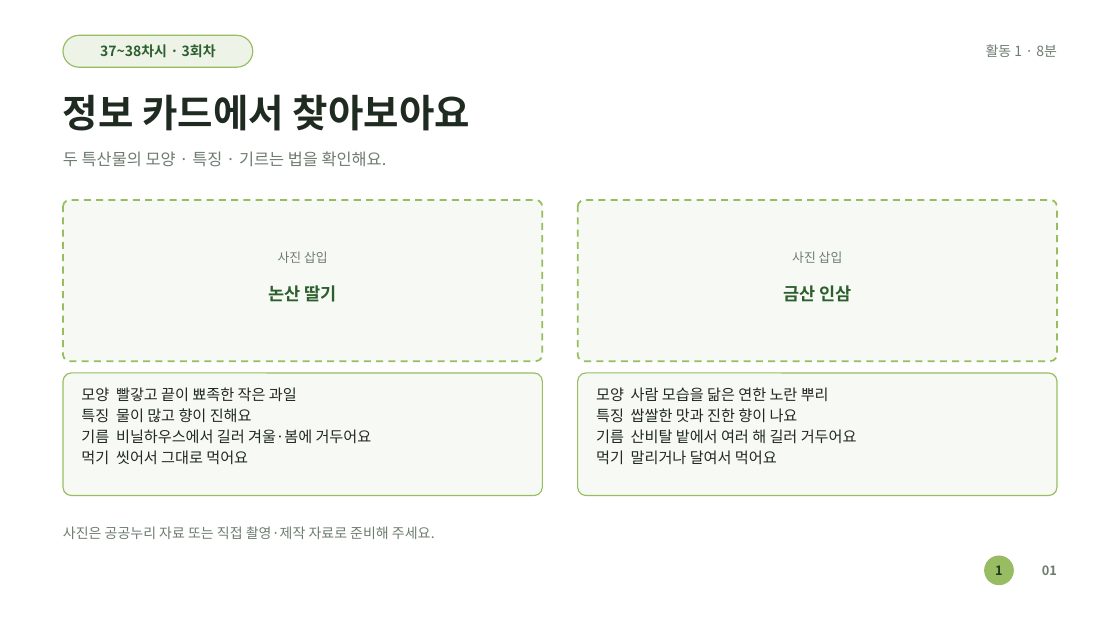
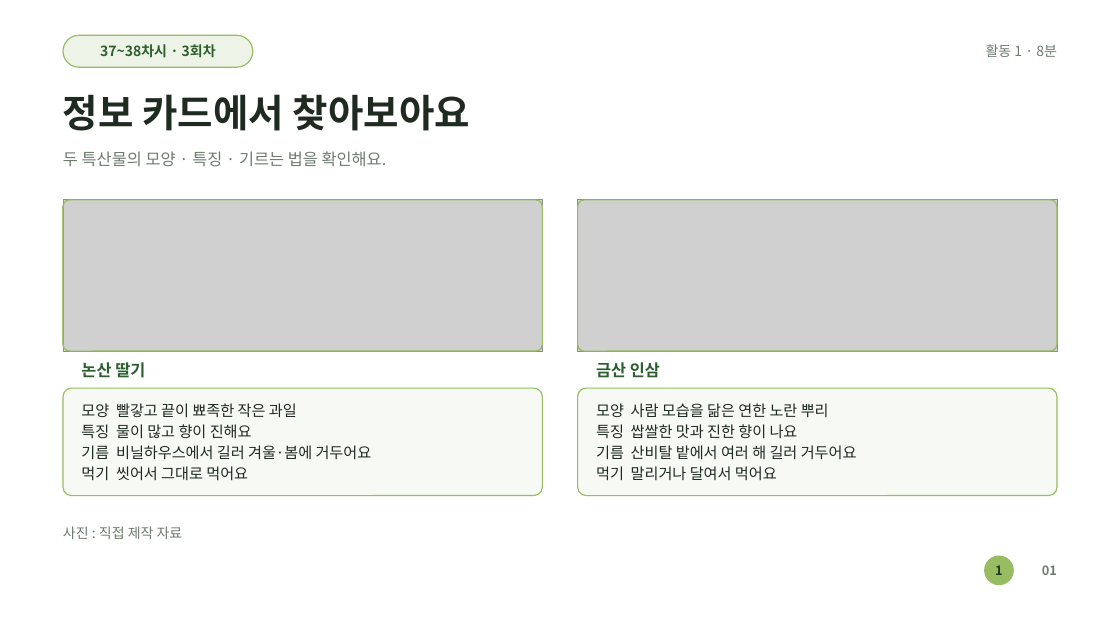
Before and after one commit to AHyeon97/work-for-AH, a slide deck: slide 10 of 우리고장 탐험대/37~40차시(논산계룡금산)/늘봄앵커_우리충남탐험놀이_37~38차시(논산계룡금산_특산물)_수업PPT.pptx. Drawn at 1120x630 pixels with LibreOffice and Linux fonts; fonts in the diff are those of the drawing; grey boxes stand for pictures. Boxes give left, top, right and bottom in pixels: in the first picture for what was removed or moved away, otherwise in the second. Text is boxed around its words. In the diff, an @@ line names an element or a change of style, - is before the commit and + after.

```diff
--- a/우리고장 탐험대/37~40차시(논산계룡금산)/늘봄앵커_우리충남탐험놀이_37~38차시(논산계룡금산_특산물)_수업PPT.pptx
+++ b/우리고장 탐험대/37~40차시(논산계룡금산)/늘봄앵커_우리충남탐험놀이_37~38차시(논산계룡금산_특산물)_수업PPT.pptx
@@ rounded rectangle: place and size @@
-rounded rectangle at bbox=[63, 200, 543, 361]
+rounded rectangle at bbox=[63, 200, 543, 351]
@@ rounded rectangle at bbox=[63, 200, 543, 351]: outline #97BC62 1.5 pt dashed to #97BC62 1 pt; proportions changed @@
@@ picture added at bbox=[63, 200, 543, 351] @@
@@ rounded rectangle added at bbox=[63, 200, 543, 351], outline #97BC62 1 pt @@
@@ rounded rectangle at bbox=[578, 200, 1058, 351]: outline #97BC62 1.5 pt dashed to #97BC62 1 pt; proportions changed @@
@@ rounded rectangle: place and size @@
-rounded rectangle at bbox=[578, 200, 1058, 361]
+rounded rectangle at bbox=[578, 200, 1058, 351]
@@ picture added at bbox=[578, 200, 1058, 351] @@
@@ rounded rectangle added at bbox=[578, 200, 1058, 351], outline #97BC62 1 pt @@
@@ text removed at bbox=[278, 251, 328, 263] @@
-사진 삽입
@@ text removed at bbox=[792, 251, 843, 263] @@
-사진 삽입
@@ text "논산 딸기": place and size @@
-text "논산 딸기" at bbox=[269, 285, 337, 302]
+text "논산 딸기" at bbox=[81, 362, 145, 378]
@@ text "논산 딸기" at bbox=[81, 362, 145, 378]: size 15 to 14 pt; alignment centre to left @@
@@ text "금산 인삼" at bbox=[596, 362, 660, 378]: size 15 to 14 pt; alignment centre to left @@
@@ text "금산 인삼": place and size @@
-text "금산 인삼" at bbox=[783, 285, 851, 302]
+text "금산 인삼" at bbox=[596, 362, 660, 378]
@@ rounded rectangle: place and size @@
-rounded rectangle at bbox=[63, 373, 543, 496]
+rounded rectangle at bbox=[63, 388, 543, 496]
@@ rounded rectangle at bbox=[63, 388, 543, 496]: proportions changed @@
@@ rounded rectangle at bbox=[578, 388, 1058, 496]: proportions changed @@
@@ rounded rectangle: place and size @@
-rounded rectangle at bbox=[578, 373, 1058, 496]
+rounded rectangle at bbox=[578, 388, 1058, 496]
@@ text "모양 빨갛고 끝이 뾰족한 작은 ...": place and size @@
-text "모양 빨갛고 끝이 뾰족한 작은 ..." at bbox=[81, 387, 372, 465]
+text "모양 빨갛고 끝이 뾰족한 작은 ..." at bbox=[81, 403, 372, 481]
@@ text "모양 사람 모습을 닮은 연한 ...": place and size @@
-text "모양 사람 모습을 닮은 연한 ..." at bbox=[596, 387, 857, 465]
+text "모양 사람 모습을 닮은 연한 ..." at bbox=[596, 403, 857, 481]
@@ text at bbox=[63, 526, 183, 539]: text changed @@
-사진은 공공누리 자료 또는 직접 촬영·제작 자료로 준비해 주세요.
+사진 : 직접 제작 자료
```
Also in this commit, not shown: 2 other slides changed, 6 other files.
